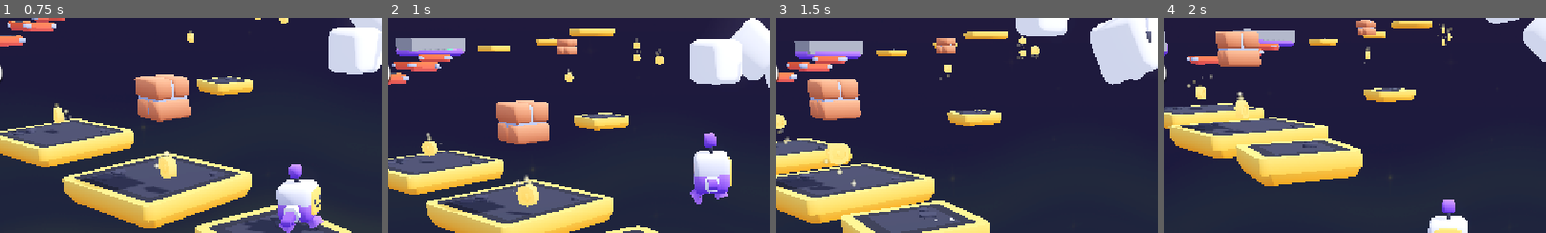
Above: before the commit, frames 1-4 (left to right).
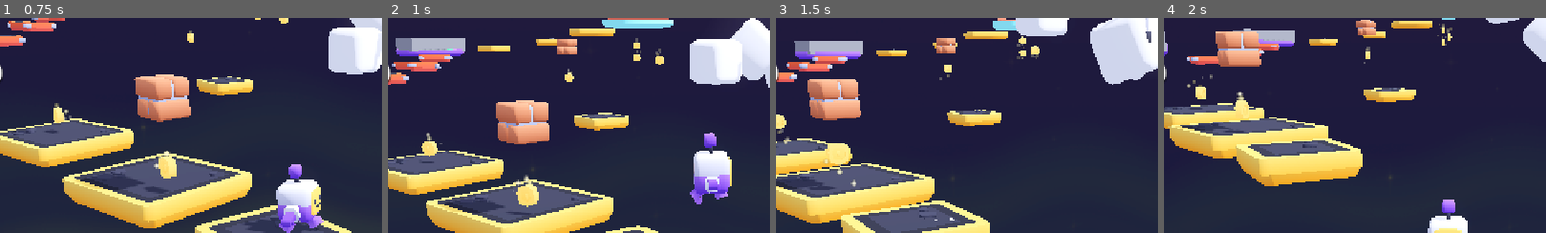
Above: after the commit, the same moments.

Repository: insertnewusername/3d-platformer
Game: Godot game, scene res://scenes/main.tscn
Two runs of this game, one before a commit and one after it. Both use one fixed random seed, a clock stepped at 60 frames per second and the inputs below.
Inputs (mouse positions are % of the whole screen's width and height, from its top left):
- Up to frame 1 (0.75 s): tap Enter at 0.5 s; move the mouse to (72, 45) at 0.52 s; hold D (move_right) from 0.53 s (still down); tap Down (camera_down) at 0.6 s; click (72, 45) at 0.67 s
- Up to frame 2 (1 s): keep holding D (move_right); tap Space (jump) at 0.77 s
- Up to frame 3 (1.5 s): move the mouse to (30, 55) at 1.27 s; release D (move_right) at 1.28 s; hold S (move_back) from 1.28 s (still down); tap Left (camera_left) at 1.35 s
- Up to frame 4 (2 s): keep holding S (move_back); tap Space (jump) at 1.52 s
The pictures show only the part of the screen within x 13-63%, y 0-50%; the shares and areas given below are measured in that part.

Frame 1 is identical in both runs. In frame 2, 0.9% of the frame differs, in the area x 56-75%, y 0-5%; in frame 3, 0.3%; in frame 4, less than 0.1%.
Error in both runs: Invalid assignment of property or key 'light_energy' with value of type 'float' on a base object of type 'null instance'. (res://scripts/main.gd:12)

Commit message:
made laser kill player

Diff:
--- a/objects/spinnyplatform.tscn
+++ b/objects/spinnyplatform.tscn
@@ -38,3 +38,5 @@
 [node name="CollisionShape3D" type="CollisionShape3D" parent="Area3D" index="1" unique_id=1388492575]
 transform = Transform3D(0.20805596, 0, 0, 0, -1.0327605e-07, -0.20067641, 0, 2.3626807, -8.771845e-09, 0, 0.60279906, 0)
 shape = SubResource("ConcavePolygonShape3D_hq5vj")
+
+[connection signal="body_entered" from="Area3D" to="Area3D" method="_on_body_entered"]
--- a/scenes/main.tscn
+++ b/scenes/main.tscn
@@ -13,6 +13,7 @@
 [ext_resource type="Script" uid="uid://bap462su1xjtx" path="res://scripts/hud.gd" id="11_apvpm"]
 [ext_resource type="PackedScene" uid="uid://85ldumyetgou" path="res://objects/brick.tscn" id="12_jkv2x"]
 [ext_resource type="PackedScene" uid="uid://dy017k58p20sk" path="res://objects/cloud.tscn" id="13_drtpy"]
+[ext_resource type="PackedScene" uid="uid://byi40xln0ujpy" path="res://objects/spinnyplatform.tscn" id="13_jbj1t"]
 [ext_resource type="Texture2D" uid="uid://cd7oyc56ehkx1" path="res://sprites/coin.png" id="13_jfda3"]
 [ext_resource type="FontFile" uid="uid://d0cxd77jybrcn" path="res://fonts/lilita_one_regular.ttf" id="17_tk810"]
 
@@ -197,6 +198,11 @@
 [node name="MeshInstance3D" type="MeshInstance3D" parent="World/Checkpoints/Checkpoint2" unique_id=2044679816]
 transform = Transform3D(3.0330265, 0, 0, 0, 1, 0, 0, 0, 4.254046, 0, 0.14813066, 0.41261202)
 mesh = SubResource("BoxMesh_jbj1t")
+
+[node name="Spinnyplatform" type="Node3D" parent="World" unique_id=459119053]
+
+[node name="platform-grass-large-round" parent="World/Spinnyplatform" unique_id=815574895 instance=ExtResource("13_jbj1t")]
+transform = Transform3D(1, 0, 0, 0, 1, 0, 0, 0, 1, -25.620451, 4.772543, -23.550697)
 
 [node name="Sun" type="DirectionalLight3D" parent="." unique_id=2119582164]
 transform = Transform3D(-0.422618, -0.694272, 0.582563, 0, 0.642788, 0.766044, -0.906308, 0.323744, -0.271654, 0, 0, 0)
--- a/scripts/laser.gd
+++ b/scripts/laser.gd
@@ -9,3 +9,12 @@
 # Called every frame. 'delta' is the elapsed time since the previous frame.
 func _process(delta: float) -> void:
 	rotate_y(spinny_speed * delta)
+
+
+
+
+
+
+func _on_body_entered(body: Node3D) -> void:
+	if body.name == "Player":
+		body.die()
--- a/scripts/player.gd
+++ b/scripts/player.gd
@@ -168,3 +168,12 @@
 	coins += 1
 
 	coin_collected.emit(coins)
+
+func die():
+	global_position = Main.checkpoint_pos
+	print("Respawning at: ", global_position)
+
+	if platform_folder:
+		for platform in platform_folder.get_children():
+			if platform.has_method("reset_platform"):
+				platform.reset_platform()
